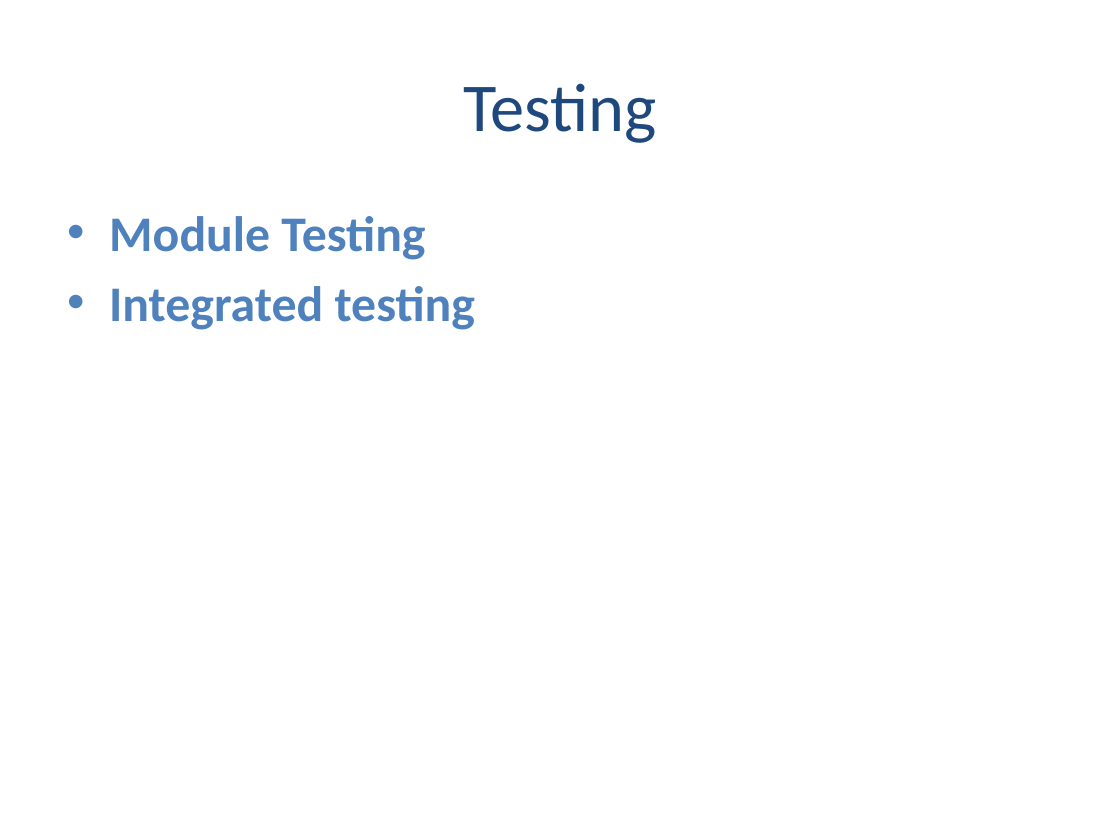
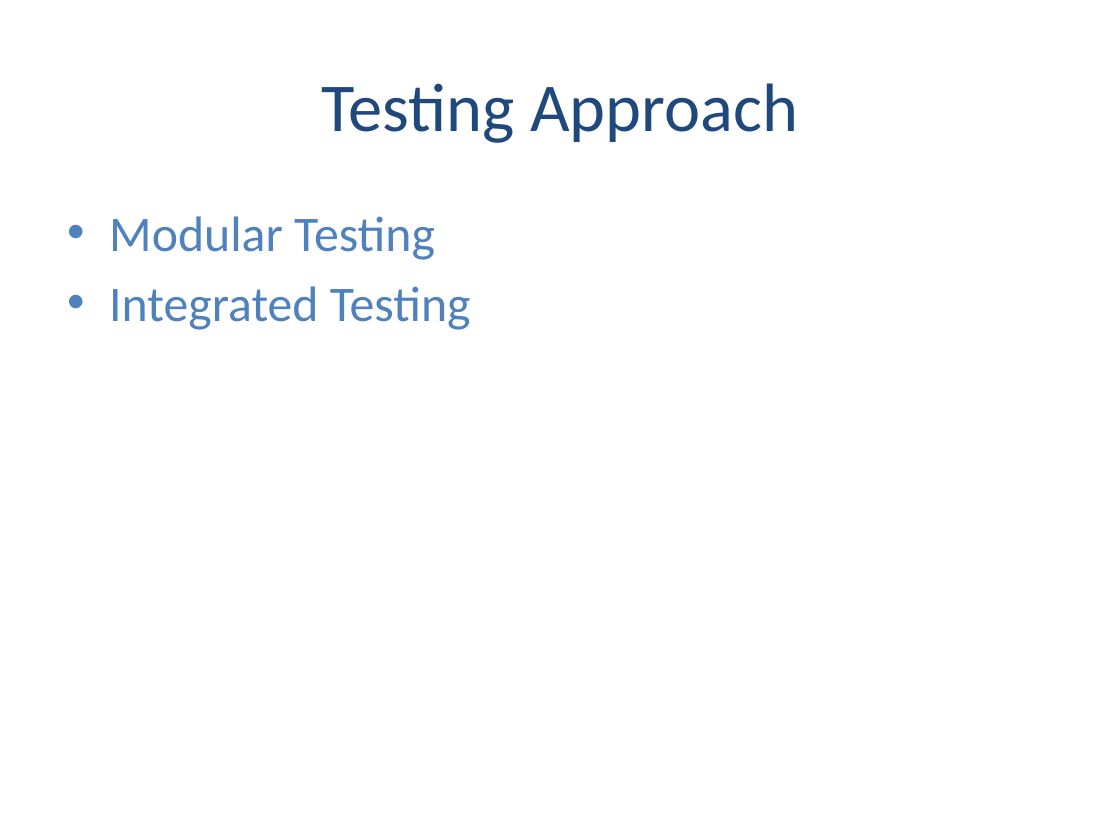
Before and after one commit to BrandonTowell/Capstone-Team-12, a slide deck: slide 9 of Documentation/T12 Final Presentation.pptx (slide 8 before the commit). Drawn at 1120x840 pixels with LibreOffice and Linux fonts; fonts in the diff are those of the drawing. Boxes give left, top, right and bottom in pixels: in the first picture for what was removed or moved away, otherwise in the second. Text is boxed around its words. In the diff, an @@ line names an element or a change of style, - is before the commit and + after.

```diff
--- a/Documentation/T12 Final Presentation.pptx
+++ b/Documentation/T12 Final Presentation.pptx
@@ title at (321,83,798,143): text changed @@
-Testing
+Testing Approach
@@ text at (109,216,471,330): text changed; bold off @@
-• Module Testing
-• Integrated testing
+• Modular Testing
+• Integrated Testing
```
Also in this commit, not shown: 7 other slides changed, 4 slides added, 4 slides removed.
